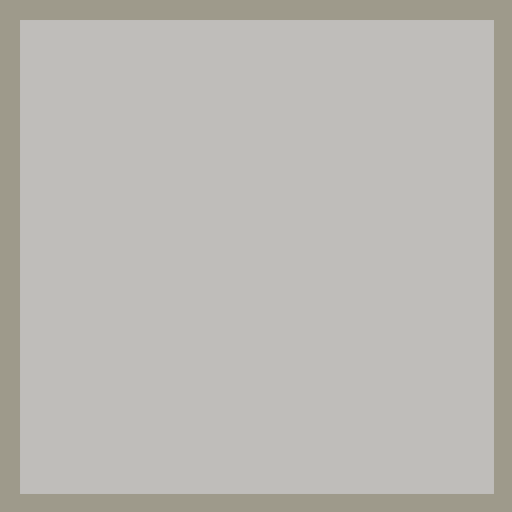
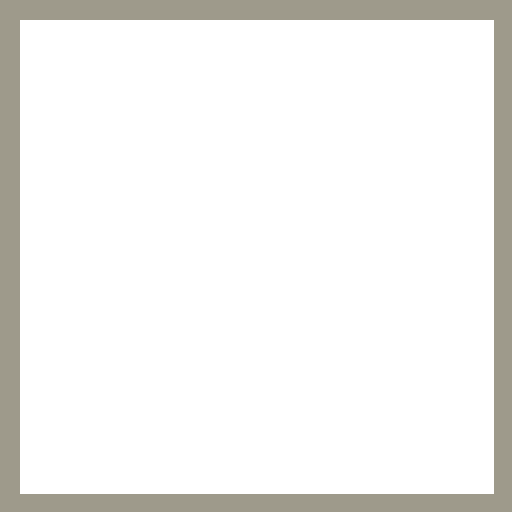
Comparing the layer stacks of the two 512 × 512 images. Changes:
painted on "Layer 2 copy" over [20, 20, 494, 494]
